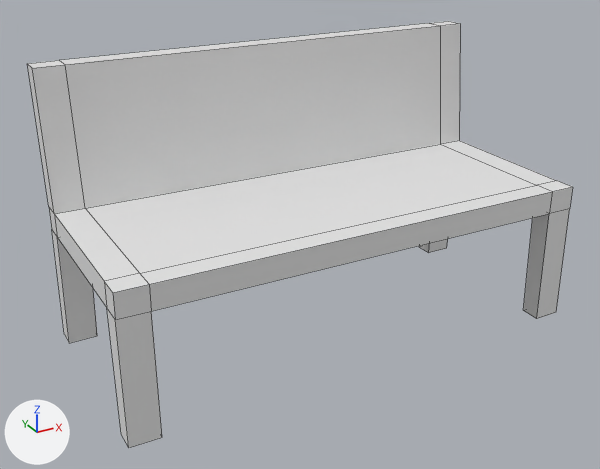
Renders of the Blender file assets/3d/blends/furnishings.blend from each side of a commit.
Rendered twice from a 50 mm camera at (-1.9, -3.24, 2.11) aimed at (-0.15, -0.05, 0.51). Every picture has the same lights, and +X, +Y and +Z are marked at lower left. Mesh edges are drawn as thin lines. The same objects are shown in both versions, whatever each file hides.

Objects in the first picture: 'bench'.
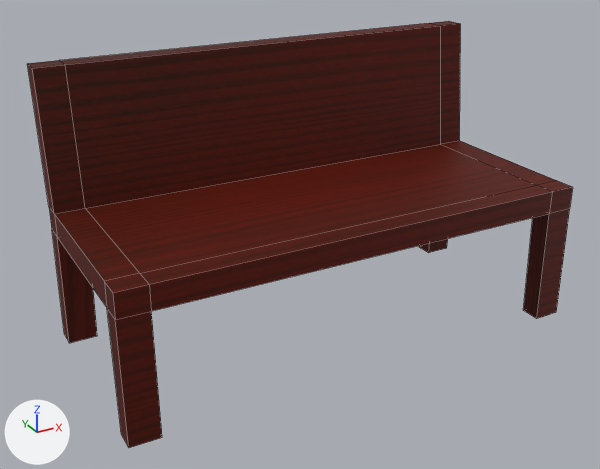
Where the change shows, as pixel boxes (x1, y1, x2, y2) in the pictures (600 x 469 px):
```json
{"object": "bench", "change": "recoloured", "before": [27, 21, 573, 448], "after": [27, 21, 573, 448], "on screen": "white to red"}
```

Edits to the scene script, one JSON object a line:
```json
{"op": "add", "block": "img_color_png_005", "code": ["img_color_png_005 = load_image('-color.png.005', '../obj/bench/-color.png', 2048, 2048, 'sRGB')"]}
{"op": "add", "block": "mat_bench", "code": ["mat_bench = principled_material('bench')", "mat_bench.texture = img_color_png_005", "mat_bench.roughness = 0.561", "mat_bench.specular_ior_level = 0.264"]}
{"block": "me_cube_014", "where": "me_cube_014.from_pydata(...)  # 56 vertices, 54 faces; spans x -3.41..3.12, y -1.56..1.42, z 0.0..3.8"}
{"op": "add", "block": "me_cube_014", "code": "me_cube_014.materials.append(mat_bench)  # picture img_color_png_005"}
```
